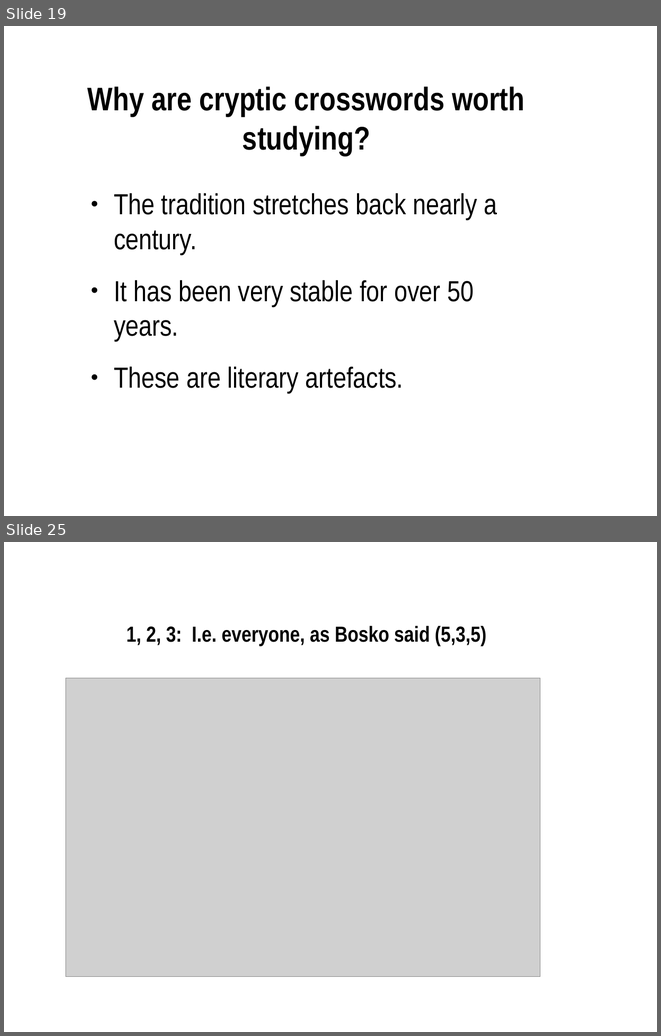
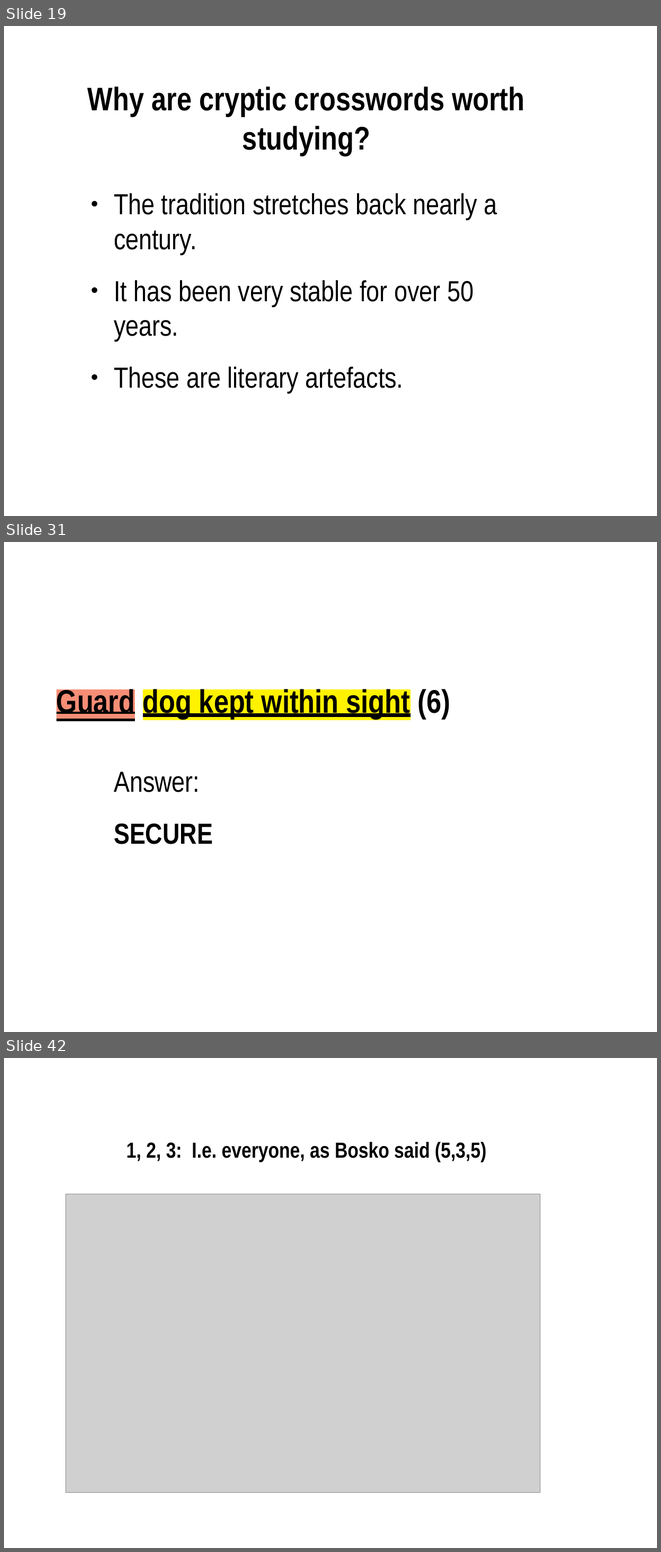
Before and after one commit to martindholmes/cryptic, a slide deck: presentations/tei2017.odp. Shown one above the other, each under a label of ours: slides 19 and 25 before the commit, slides 19, 31 and 42 after it; the slides between them are not shown. The pictures are 661x1036 and 661x1552 pixels, drawn with LibreOffice and Linux fonts; fonts in the diff are those of the drawing; grey boxes stand for pictures; background and template pictures are left out. Boxes give left, top, right and bottom in pixels: in the first picture for what was removed or moved away, otherwise in the second. Text is boxed around its words. In the diff, an @@ line names an element or a change of style, - is before the commit and + after.

```diff
--- a/presentations/tei2017.odp
+++ b/presentations/tei2017.odp
@@ slide 31 added at (4, 542, 657, 1032), background picture (left out) @@
@@ title added at (56, 687, 451, 719), 36 pt, text #000000, bold, underline @@
+Guard dog kept within sight (6)
@@ text added at (114, 771, 213, 844), 32 pt, text #000000 @@
+Answer:
+SECURE
@@ what was slide 25 is now slide 42 @@
```
Also in this commit, not shown: 4 slides changed, 16 other slides added, 1 other file.
